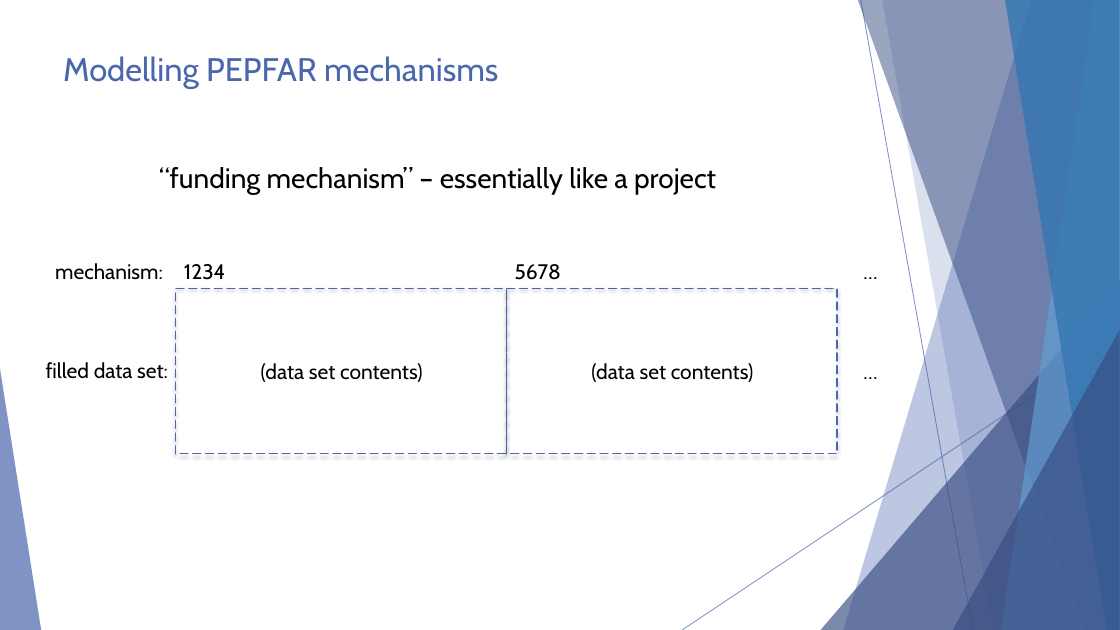
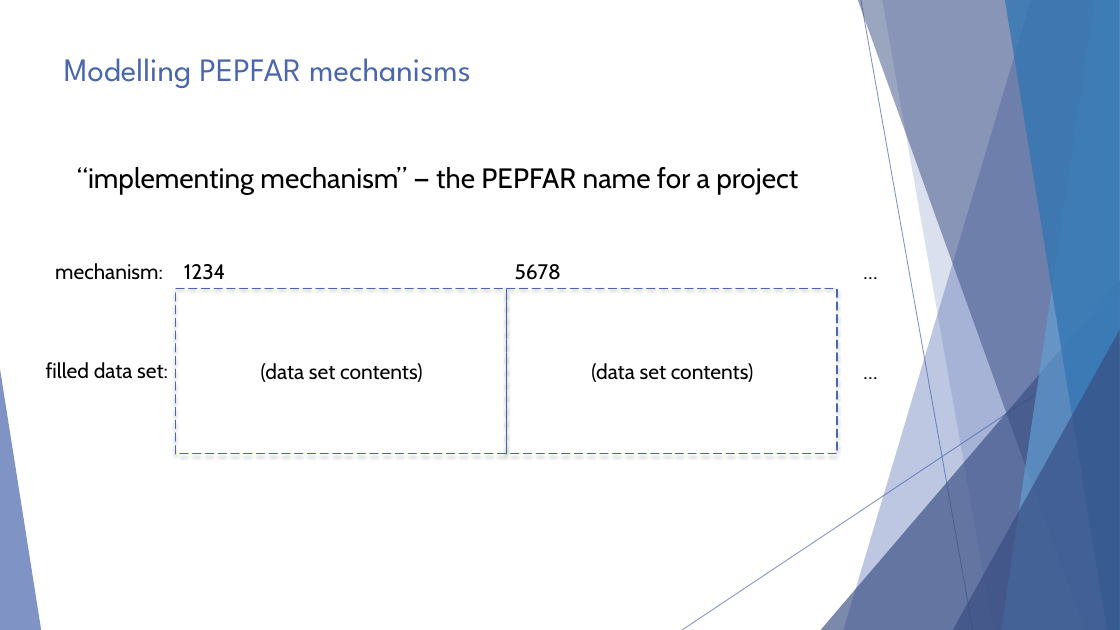
Before and after one commit to hispus/presentations, a slide deck: slide 6 of Complex_Data_Modelling/Complex_Data_Modelling.pptx. Drawn at 1120x630 pixels with LibreOffice and Linux fonts; fonts in the diff are those of the drawing; background and template pictures are left out. Boxes give left, top, right and bottom in pixels: in the first picture for what was removed or moved away, otherwise in the second. Text is boxed around its words. In the diff, an @@ line names an element or a change of style, - is before the commit and + after.

Commit message:
Updates Complex Data Modelling presentation

```diff
--- a/Complex_Data_Modelling/Complex_Data_Modelling.pptx
+++ b/Complex_Data_Modelling/Complex_Data_Modelling.pptx
@@ title "Modelling PEPFAR mechanisms" at bbox=[64, 58, 471, 88]: font Cabin to League Spartan @@
@@ text at bbox=[77, 167, 798, 194]: text changed @@
-“funding mechanism” – essentially like a project
+“implementing mechanism” — the PEPFAR name for a project
```
Also in this commit, not shown: 31 other slides changed, 1 other file.
